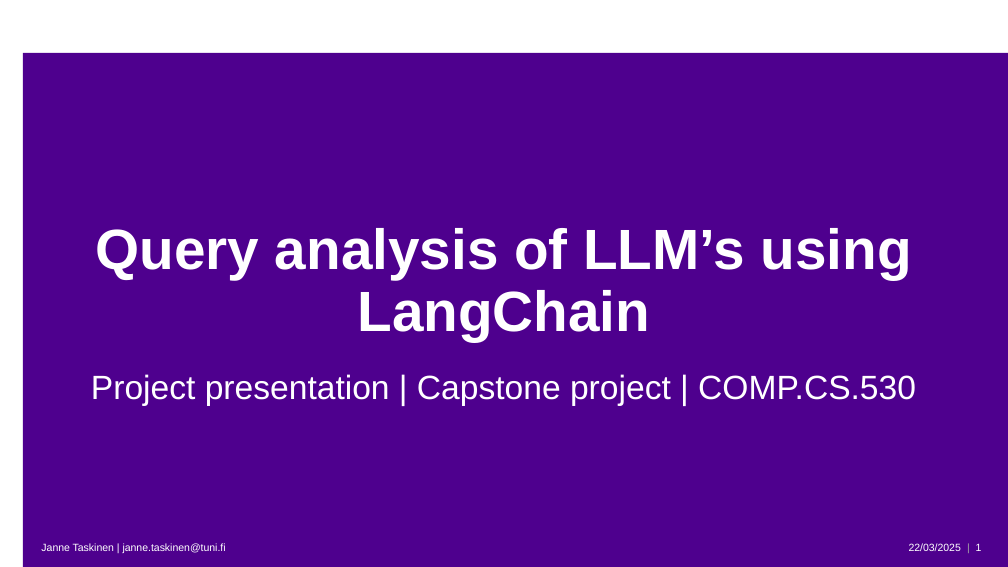
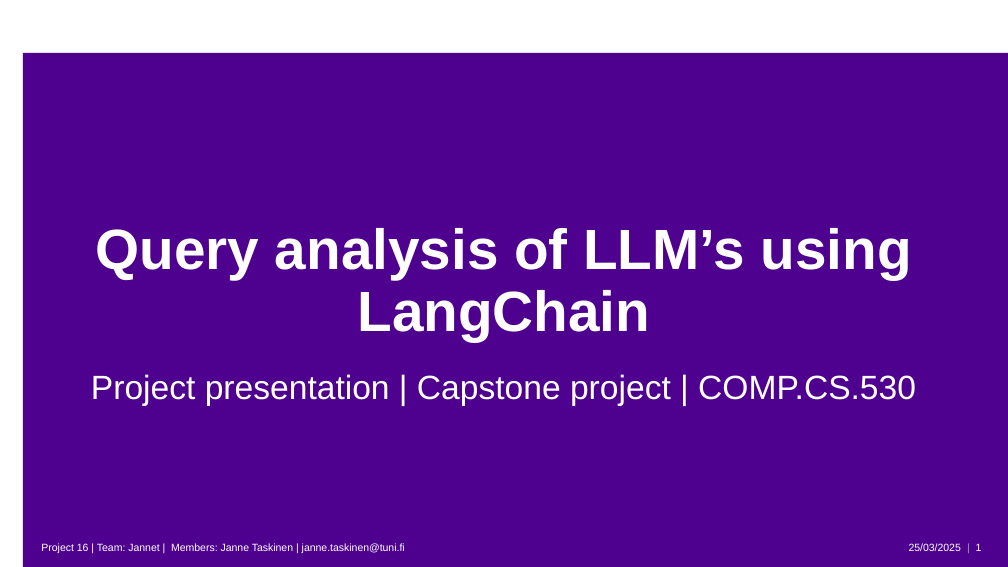
Before and after one commit to taskijanne/capstone, a slide deck: slide 1 of Presentation.pptx. Drawn at 1008x567 pixels with LibreOffice and Linux fonts; fonts in the diff are those of the drawing; background and template pictures are left out. Boxes give left, top, right and bottom in pixels: in the first picture for what was removed or moved away, otherwise in the second. Text is boxed around its words. In the diff, an @@ line names an element or a change of style, - is before the commit and + after.

```diff
--- a/Presentation.pptx
+++ b/Presentation.pptx
@@ text at (41,543,405,553): text changed @@
-Janne Taskinen | janne.taskinen@tuni.fi
+Project 16 | Team: Jannet | Members: Janne Taskinen | janne.taskinen@tuni.fi
@@ text at (909,543,961,551): text changed @@
-22/03/2025
+25/03/2025
```
Also in this commit, not shown: 5 other slides changed, 2 other files.
